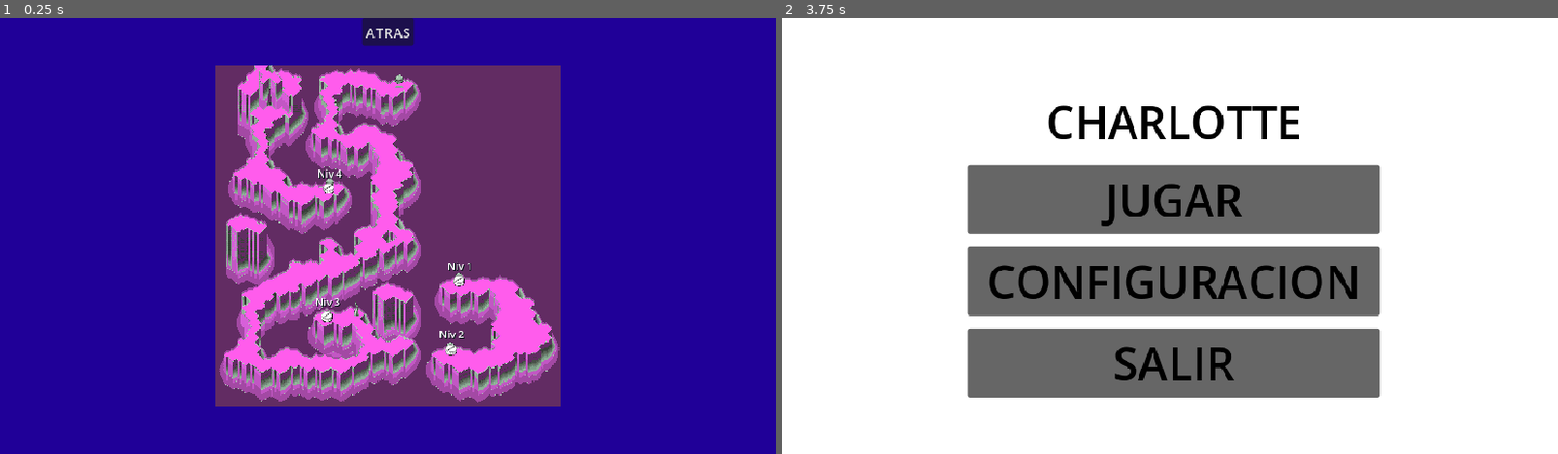
Above: before the commit, frames 1-2 (left to right).
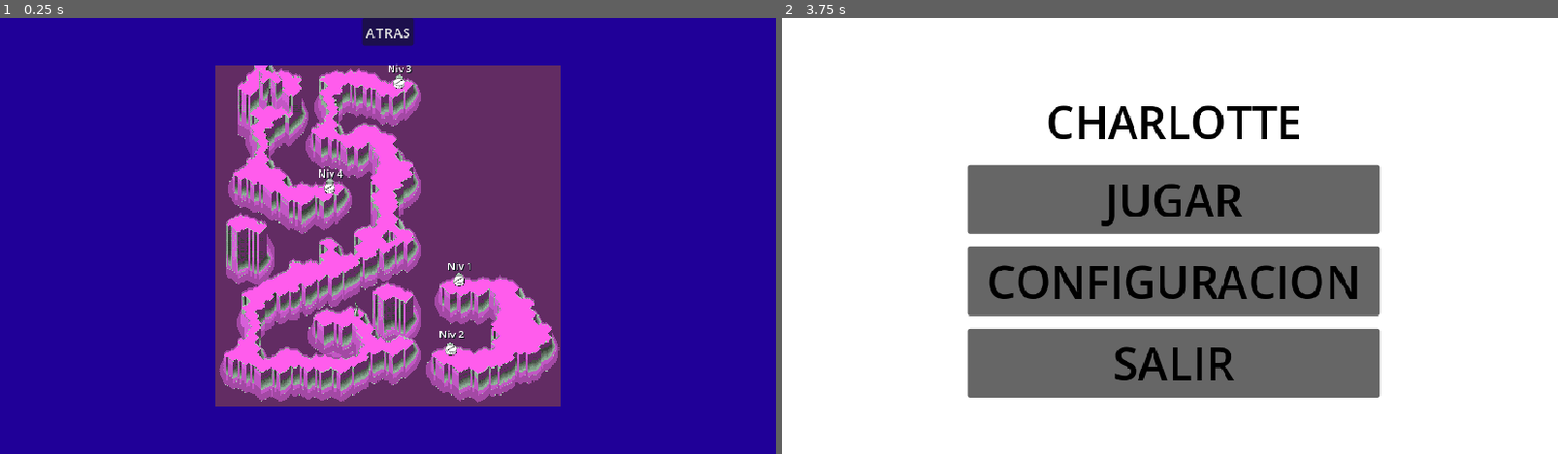
Above: after the commit, the same moments.

Repository: Tafi0405/Charlotte
Game: Godot game, scene res://mapa_mundo.tscn
Two runs of this game, one before a commit and one after it. Both use one fixed random seed, a clock stepped at 60 frames per second and the inputs below. This scene is started directly instead of the project's main scene.
Inputs:
- Up to frame 1 (0.25 s): no input
- Up to frame 2 (3.75 s): click "Niv 1" at 0.5 s; click "Niv 2" at 1.25 s; click "Niv 3" at 2 s; click "Niv 4" at 2.75 s; click "ATRAS" at 3.5 s

The runs differ from the first frame. In frame 1, 0.2% of the frame differs, in the area x 40-54%, y 10-70%; in frame 2, nothing differs.

Commit message:
Niv 3 movido

Diff:
--- a/mapa_mundo.tscn
+++ b/mapa_mundo.tscn
@@ -133,10 +133,10 @@
 anchor_top = 0.5
 anchor_right = 0.5
 anchor_bottom = 0.5
-offset_left = -76.0
-offset_top = 82.0
-offset_right = -60.0
-offset_bottom = 98.0
+offset_left = 4.0
+offset_top = -178.0
+offset_right = 20.0
+offset_bottom = -162.0
 grow_horizontal = 2
 grow_vertical = 2
 texture_normal = ExtResource("3_yx4vv")
@@ -166,9 +166,9 @@
 anchor_top = 0.5
 anchor_right = 0.5
 anchor_bottom = 0.5
-offset_left = -74.0
+offset_left = -73.0
 offset_top = -61.0
-offset_right = -58.0
+offset_right = -57.0
 offset_bottom = -45.0
 grow_horizontal = 2
 grow_vertical = 2
